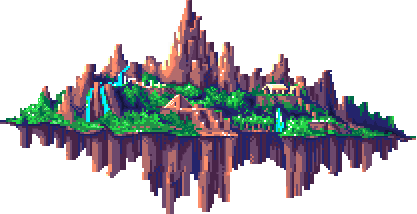
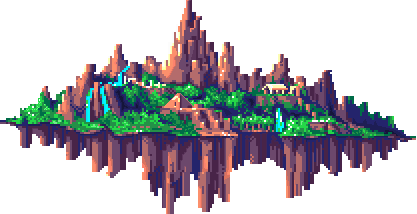
Comparing the layer stacks of the two w=417, h=214 images. Changes:
painted on "Paint Layer 1" over [20, 32, 296, 214]
